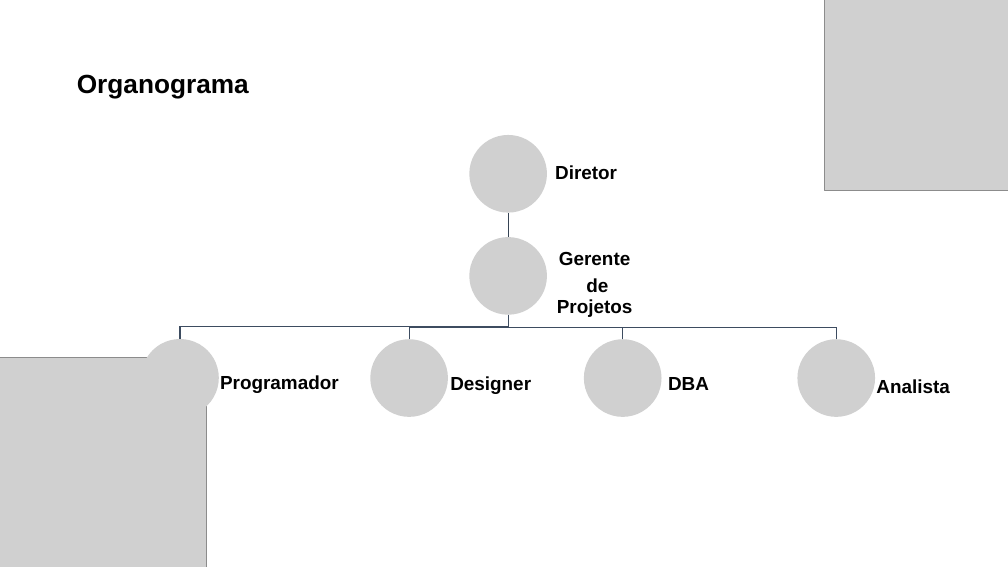
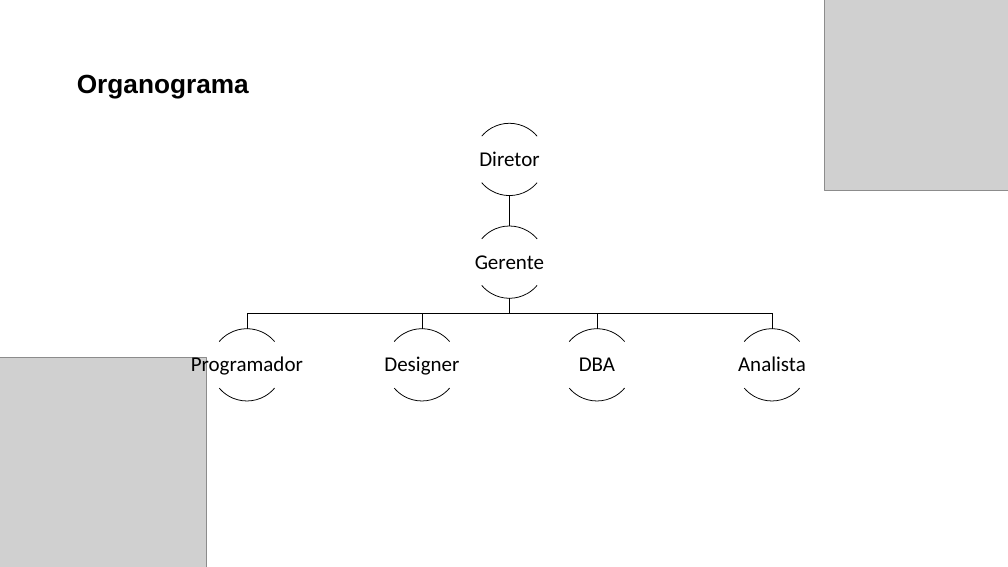
Before and after one commit to Sirius-tcc/Documents, a slide deck: slide 7 of slides/PreviaTCC.pptx (slide 5 before the commit). Drawn at 1008x567 pixels with LibreOffice and Linux fonts; fonts in the diff are those of the drawing; grey boxes stand for pictures. Boxes give left, top, right and bottom in pixels: in the first picture for what was removed or moved away, otherwise in the second. Text is boxed around its words. In the diff, an @@ line names an element or a change of style, - is before the commit and + after.

```diff
--- a/slides/PreviaTCC.pptx
+++ b/slides/PreviaTCC.pptx
@@ text "Diretor": place and size @@
-text "Diretor" at [555, 165, 617, 180]
+text "Diretor" at [479, 151, 539, 166]
@@ freeform shape: place and size @@
-freeform shape at [504, 212, 512, 237]
+freeform shape at [506, 196, 513, 226]
@@ freeform shape at [506, 196, 513, 226]: outline #364355 1 pt to #000000 0.5 pt @@
@@ size 18 to 20 pt, font Arial to Calibri, bold off in 6 elements at [191, 356, 303, 378], [479, 151, 539, 166], [384, 356, 459, 375], [579, 357, 615, 371], [738, 356, 806, 371], [475, 255, 544, 269] @@
@@ text "Gerente": place and size @@
-text "Gerente" at [557, 251, 633, 317]
+text "Gerente" at [475, 255, 544, 269]
@@ outline #3E4C60 1 pt to #000000 0.5 pt in 4 elements at [422, 299, 510, 329], [510, 299, 597, 329], [510, 299, 772, 329], [247, 299, 510, 329] @@
@@ freeform shape: place and size @@
-freeform shape at [180, 315, 508, 339]
+freeform shape at [247, 299, 510, 329]
@@ freeform shape: place and size @@
-freeform shape at [409, 315, 508, 339]
+freeform shape at [422, 299, 510, 329]
@@ freeform shape: place and size @@
-freeform shape at [508, 315, 623, 339]
+freeform shape at [510, 299, 597, 329]
@@ freeform shape: place and size @@
-freeform shape at [508, 315, 836, 339]
+freeform shape at [510, 299, 772, 329]
@@ text at [557, 278, 633, 317]: paragraph removed @@
-de Projetos
@@ group added at [211, 123, 839, 444]: 12 arc (boxed as its full ellipse)s, 1 freeform shape @@
@@ text "Programador": place and size @@
-text "Programador" at [220, 375, 339, 393]
+text "Programador" at [191, 356, 303, 378]
@@ text "Designer": place and size @@
-text "Designer" at [450, 376, 531, 394]
+text "Designer" at [384, 356, 459, 375]
@@ text "DBA": place and size @@
-text "DBA" at [668, 377, 709, 390]
+text "DBA" at [579, 357, 615, 371]
@@ text "Analista": place and size @@
-text "Analista" at [876, 379, 949, 393]
+text "Analista" at [738, 356, 806, 371]
@@ group removed at [141, 135, 876, 417]: 6 pictures @@
```
Also in this commit, not shown: 1 other slide changed, 7 slides added.
